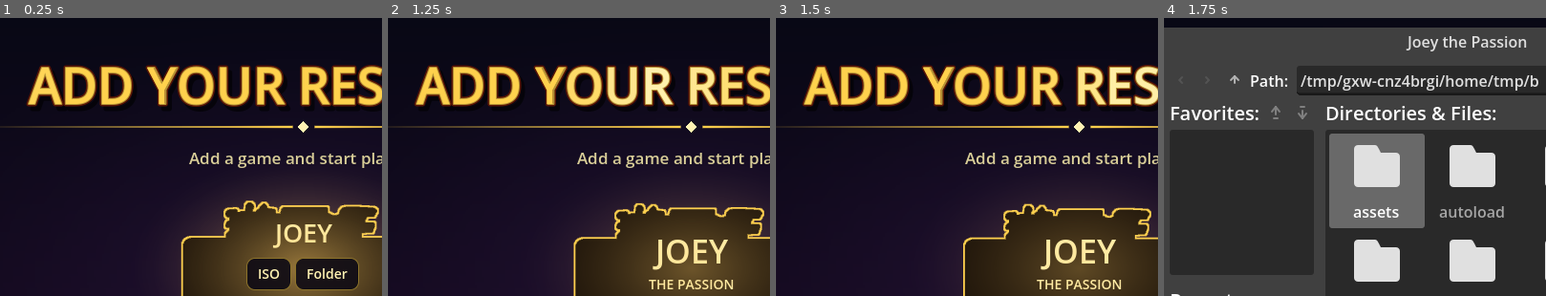
Above: before the commit, frames 1-4 (left to right).
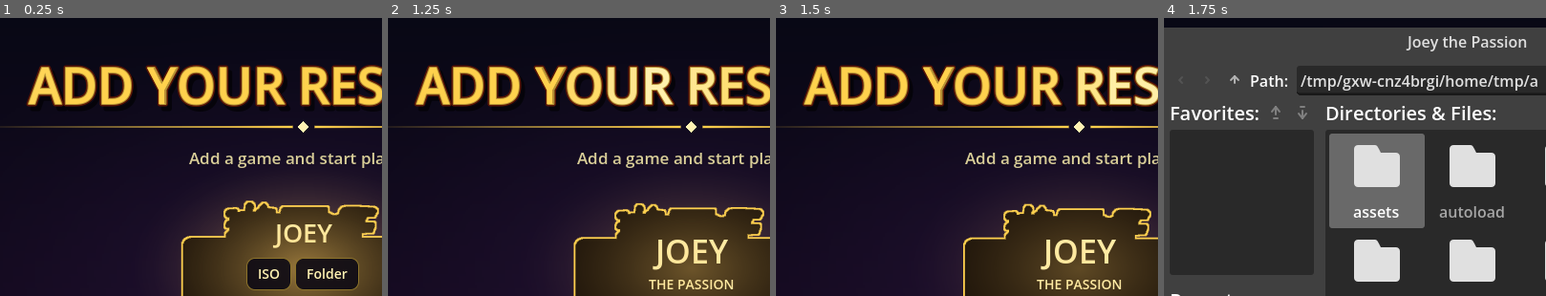
Above: after the commit, the same moments.

Repository: bkmohamadsy/Yu-Gi-Oh
Game: Godot game, scene res://scenes/boot/boot.tscn
Two runs of this game, one before a commit and one after it. Both use one fixed random seed, a clock stepped at 60 frames per second and the inputs below.
Inputs (mouse positions are % of the whole screen's width and height, from its top left):
- Up to frame 1 (0.25 s): no input
- Up to frame 2 (1.25 s): click "English" at 0.5 s
- Up to frame 3 (1.5 s): tap Enter (ui_accept) at 1.25 s; move the mouse to (72, 43) at 1.27 s; hold Right (ui_right) from 1.28 s (still down); hold F (pc_filter) from 1.28 s (still down); click (72, 43) at 1.42 s
- Up to frame 4 (1.75 s): keep holding Right (ui_right); keep holding F (pc_filter); tap Enter (ui_accept) at 1.52 s
The pictures show only the part of the screen within x 10-60%, y 0-50%; the shares and areas given below are measured in that part.

Frames 1-3 are identical in both runs. In frame 4, less than 0.1% of the frame differs, in the area x 95-98%, y 20-25%.
Error in both runs: Invalid access to property or key 'fullscreen_mode' on a base object of type 'Node (launcher_settings.gd)'. (res://scenes/boot/boot.gd:54)

Commit message:
Fix black screen in duel_cmds and attach safe back button

Diff:
--- a/game/autoload/game.gd
+++ b/game/autoload/game.gd
@@ -33,6 +33,7 @@
 var match_results := [0, 0, 0]
 var match_outcome := 0
 var _screen: Node
+var _safe_back_btn: Button
 var _screen_replay_frame := 0
 var _screen_host: Node
 var _scene_wipe: Node
@@ -146,6 +147,7 @@
 	elif is_instance_valid(_screen):
 		_screen.queue_free()
 	_screen = screen
+	_update_safe_back_btn()
 	_screen_replay_frame = Debug._frame
 	get_tree().root.content_scale_aspect = LauncherSettings.gameplay_aspect()
 	Engine.time_scale = LauncherSettings.simulation_speed if current_game != "" else 1.0
@@ -509,9 +511,31 @@
 		if script.resource_path == DUEL_VIEWER_PATH:
 			return true
 		script = script.get_base_script()
+		script = script.get_base_script()
 	return false
 
 func _notification(what: int) -> void:
 	if what == NOTIFICATION_APPLICATION_RESUMED:
 		if Assets.has_method("reload"):
 			Assets.reload()
+	elif what == NOTIFICATION_WM_GO_BACK_REQUEST:
+		_on_safe_back_pressed()
+
+func _update_safe_back_btn() -> void:
+	if _safe_back_btn == null:
+		var layer := CanvasLayer.new()
+		layer.layer = 50
+		_safe_back_btn = Button.new()
+		_safe_back_btn.text = "? ????"
+		_safe_back_btn.position = Vector2(14, 14)
+		_safe_back_btn.size = Vector2(88, 34)
+		_safe_back_btn.pressed.connect(_on_safe_back_pressed)
+		layer.add_child(_safe_back_btn)
+		get_tree().root.add_child.call_deferred(layer)
+	var is_menu_subscreen := is_instance_valid(_screen) and not _is_duel_viewer(_screen) and _screen.has_method("_leave")
+	_safe_back_btn.visible = is_menu_subscreen
+
+func _on_safe_back_pressed() -> void:
+	if not is_instance_valid(_screen): return
+	if _screen.has_method("_leave"):
+		_screen._leave()
--- a/game/duel/core/duel_cmds.gd
+++ b/game/duel/core/duel_cmds.gd
@@ -697,20 +697,10 @@
 ## FUN_00460f80: ficha del panel de fases bajo el cursor (0-5) o -1.
 func f460f80() -> int:
 	return ui_phase_hover
-var _orichalcos_saved := [-1, -1]
-var _obelisk_fury_turn := [-1, -1]
-var _ra_boost_turn := [-1, -1]
-var _ra_boost_val := Array([0, 0]) [0, 0]
-
-var _orichalcos_saved := [-1, -1]
-var _obelisk_fury_turn := [-1, -1]
-var _ra_boost_turn := [-1, -1]
-var _ra_boost_val := Array([0, 0]) [0, 0]
-
-var _orichalcos_saved := [-1, -1]
-var _obelisk_fury_turn := [-1, -1]
-var _ra_boost_turn := [-1, -1]
-var _ra_boost_val := Array([0, 0])
+var _orichalcos_saved: Array = [-1, -1]
+var _obelisk_fury_turn: Array = [-1, -1]
+var _ra_boost_turn: Array = [-1, -1]
+var _ra_boost_val: Array = [0, 0]
 func _apply_legendary_cards() -> void:
 	var current_turn := m.u16(0xa15940)
 	for p in 2:
@@ -741,7 +731,7 @@
 			var opp_idx := m.u16(opp_z + 0x10) & 0xfff
 			if opp_idx > 0:
 				max_field_atk = maxi(max_field_atk, m.u16(opp_z + 0x4c))
-				if cards.id_of(opp_idx) in:
+				if cards.id_of(opp_idx) in [1928, 1929, 1930]:
 					opp_has_knight = true
 
 		# 2. اجتماع الفرسان الثلاثة (تيمايوس + كريتوس + هيرموس) = خسارة الخصم فوراً!
@@ -803,7 +793,7 @@
 						m.set_u16(p_base + DuelMem.P_LP, 100)
 					_ra_boost_turn[p] = current_turn
 				if _ra_boost_turn[p] == current_turn:
-					var ra_power := 4000 + _ra_boost_val[p] + ori_bonus
+					var ra_power: int = 4000 + int(_ra_boost_val[p]) + ori_bonus
 					m.set_u16(z_addr + 0x4c, ra_power)
 					m.set_u16(z_addr + 0x50, ra_power)
 				else:
@@ -820,98 +810,3 @@
 				var cur_atk := m.u16(z_addr + 0x4c)
 				if cur_atk > 0 and (cur_atk % 500) != 0:
 					m.set_u16(z_addr + 0x4c, cur_atk + 500)
-
-var _orichalcos_saved := [-1, -1]
-var _obelisk_fury_turn := [-1, -1]
-var _ra_boost_turn := [-1, -1]
-var _ra_boost_val := Array([0, 0]) [0, 0]
-
-func _apply_legendary_cards() -> void:
-	var current_turn := m.u16(0xa15940)
-	for p in 2:
-		var p_base := DuelMem.PLAYER + p * DuelMem.PLAYER_SIZE
-		var opp_base := DuelMem.PLAYER + (1 - p) * DuelMem.PLAYER_SIZE
-		var hand_count := m.u8(p_base + DuelMem.P_HAND_N)
-		var opp_has_knight := false
-		var max_field_atk := 2800
-		var my_monsters_count := 0
-		var has_timaeus := false
-		var has_critias := false
-		var has_hermos := false
-		for z in 5:
-			var my_z := p_base + DuelMem.P_ZONES + z * DuelMem.ZONE_SIZE
-			var my_idx := m.u16(my_z + 0x10) & 0xfff
-			if my_idx > 0:
-				my_monsters_count += 1
-				var my_cid := cards.id_of(my_idx)
-				if my_cid == 1928: has_timaeus = true
-				elif my_cid == 1929: has_critias = true
-				elif my_cid == 1930: has_hermos = true
-				max_field_atk = maxi(max_field_atk, m.u16(my_z + 0x4c))
-			var opp_z := opp_base + DuelMem.P_ZONES + z * DuelMem.ZONE_SIZE
-			var opp_idx := m.u16(opp_z + 0x10) & 0xfff
-			if opp_idx > 0:
-				max_field_atk = maxi(max_field_atk, m.u16(opp_z + 0x4c))
-				var ocid := cards.id_of(opp_idx)
-				if ocid == 1928 or ocid == 1929 or ocid == 1930:
-					opp_has_knight = true
-		if has_timaeus and has_critias and has_hermos:
-			m.set_u16(opp_base + DuelMem.P_LP, 0)
-		var field_zone := p_base + DuelMem.P_ZONES + 10 * DuelMem.ZONE_SIZE
-		var field_idx := m.u16(field_zone + 0x10) & 0xfff
-		if field_idx > 0 and cards.id_of(field_idx) == 1927:
-			if opp_has_knight:
-				m.set_u16(field_zone + 0x10, 0)
-				_orichalcos_saved[p] = -1
-			else:
-				_orichalcos_saved[p] = field_idx
-		elif _orichalcos_saved[p] > 0 and not opp_has_knight:
-			m.set_u16(field_zone + 0x10, _orichalcos_saved[p])
-			field_idx = _orichalcos_saved[p]
-		var has_orichalcos := (field_idx > 0 and cards.id_of(field_idx) == 1927)
-		if has_critias:
-			for osz in range(5, 10):
-				var osz_addr := opp_base + DuelMem.P_ZONES + osz * DuelMem.ZONE_SIZE
-				var osz_idx := m.u16(osz_addr + 0x10) & 0xfff
-				if osz_idx > 0 and ((cards.prop(osz_idx) >> 20) & 0x1f) == 21:
-					m.set_u16(osz_addr + 0x10, 0)
-		for z in 5:
-			var z_addr := p_base + DuelMem.P_ZONES + z * DuelMem.ZONE_SIZE
-			var c_idx := m.u16(z_addr + 0x10) & 0xfff
-			if c_idx == 0: continue
-			var cid := cards.id_of(c_idx)
-			var ori_bonus := 500 if has_orichalcos else 0
-			if cid == 1924:
-				var slifer_power := hand_count * 1000 + ori_bonus
-				m.set_u16(z_addr + 0x4c, slifer_power)
-				m.set_u16(z_addr + 0x50, slifer_power)
-			elif cid == 1925:
-				if _obelisk_fury_turn[p] == -1: _obelisk_fury_turn[p] = current_turn
-				if _obelisk_fury_turn[p] == current_turn:
-					m.set_u16(z_addr + 0x4c, 10000)
-					m.set_u16(z_addr + 0x50, 4000)
-				else:
-					m.set_u16(z_addr + 0x4c, 4000 + ori_bonus)
-					m.set_u16(z_addr + 0x50, 4000)
-			elif cid == 1926:
-				if _ra_boost_turn[p] == -1:
-					var lp := m.u16(p_base + DuelMem.P_LP)
-					if lp > 100:
-						_ra_boost_val[p] = lp - 100
-						m.set_u16(p_base + DuelMem.P_LP, 100)
-					_ra_boost_turn[p] = current_turn
-				if _ra_boost_turn[p] == current_turn:
-					var ra_power := 4000 + _ra_boost_val[p] + ori_bonus
-					m.set_u16(z_addr + 0x4c, ra_power)
-					m.set_u16(z_addr + 0x50, ra_power)
-				else:
-					m.set_u16(z_addr + 0x4c, 4000 + ori_bonus)
-					m.set_u16(z_addr + 0x50, 4000)
-			elif cid == 1928:
-				m.set_u16(z_addr + 0x4c, max_field_atk + ori_bonus)
-			elif cid == 1930:
-				m.set_u16(z_addr + 0x4c, 2800 + (my_monsters_count * 1000) + ori_bonus)
-			elif has_orichalcos:
-				var cur_atk := m.u16(z_addr + 0x4c)
-				if cur_atk > 0 and (cur_atk % 500) != 0:
-					m.set_u16(z_addr + 0x4c, cur_atk + 500)
